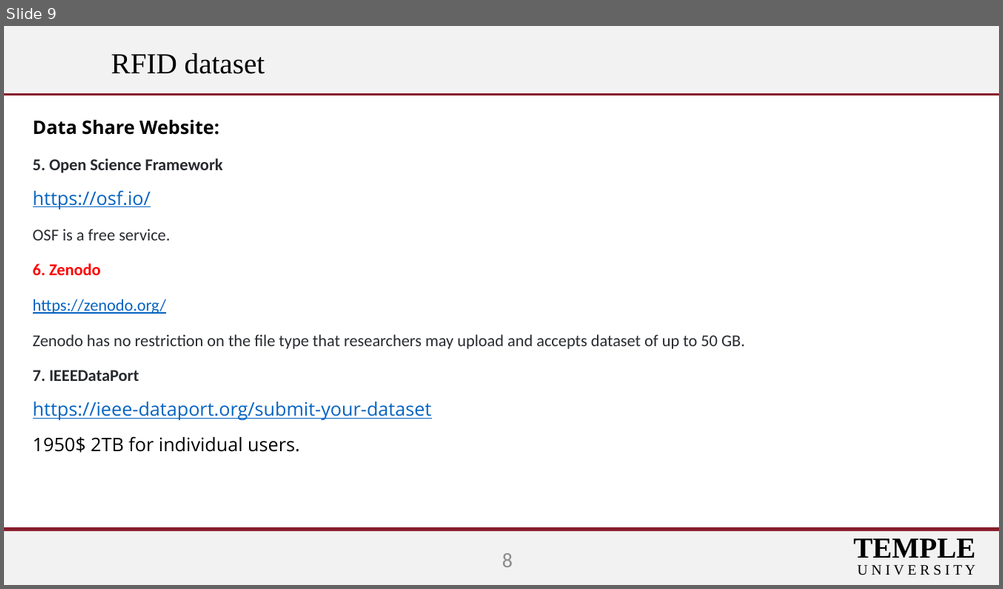
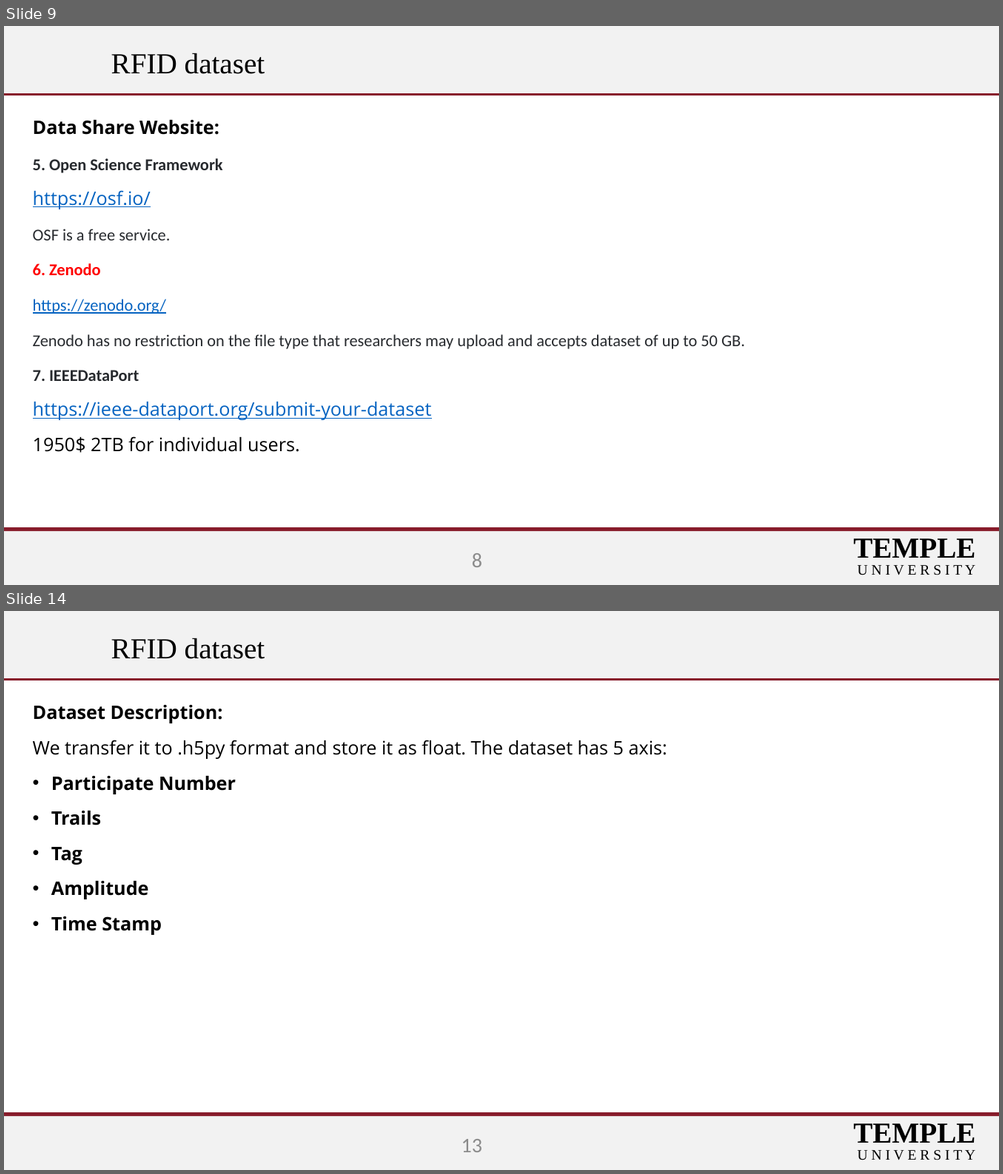
Before and after one commit to data-website/data-website.github.io, a slide deck: CCRI Project.pptx. Shown one above the other, each under a label of ours: slide 9 before the commit, slides 9 and 14 after it; the slides between them are not shown. The pictures are 1003x589 and 1003x1174 pixels, drawn with LibreOffice and Linux fonts; fonts in the diff are those of the drawing; background and template pictures are left out. Boxes give left, top, right and bottom in pixels: in the first picture for what was removed or moved away, otherwise in the second. Text is boxed around its words. In the diff, an @@ line names an element or a change of style, - is before the commit and + after.

```diff
--- a/CCRI Project.pptx
+++ b/CCRI Project.pptx
@@ slide 14 added at box(4, 611, 999, 1170), background #FFFFFF; not listed: 7 template elements that a slide beside it also shows @@
@@ title added at box(111, 638, 265, 659), 28 pt, text #000000 @@
+RFID dataset
@@ text added at box(33, 705, 667, 935), 18 pt, text #000000, bold @@
+Dataset Description:
+We transfer it to .h5py format and store it as float. The dataset has 5 axis:
+• Participate Number
+• Trails
+• Tag
+• Amplitude
+• Time Stamp
@@ page number added at box(461, 1139, 482, 1153), 20 pt, text #8C8C8C @@
+13
@@ slide 9 changed as well @@
@@ page number: place and size @@
-page number at box(502, 554, 512, 568)
+page number at box(472, 554, 482, 568)
```
Also in this commit, not shown: 7 other slides changed, 4 other slides added, 1 slide removed, 58 other files.
